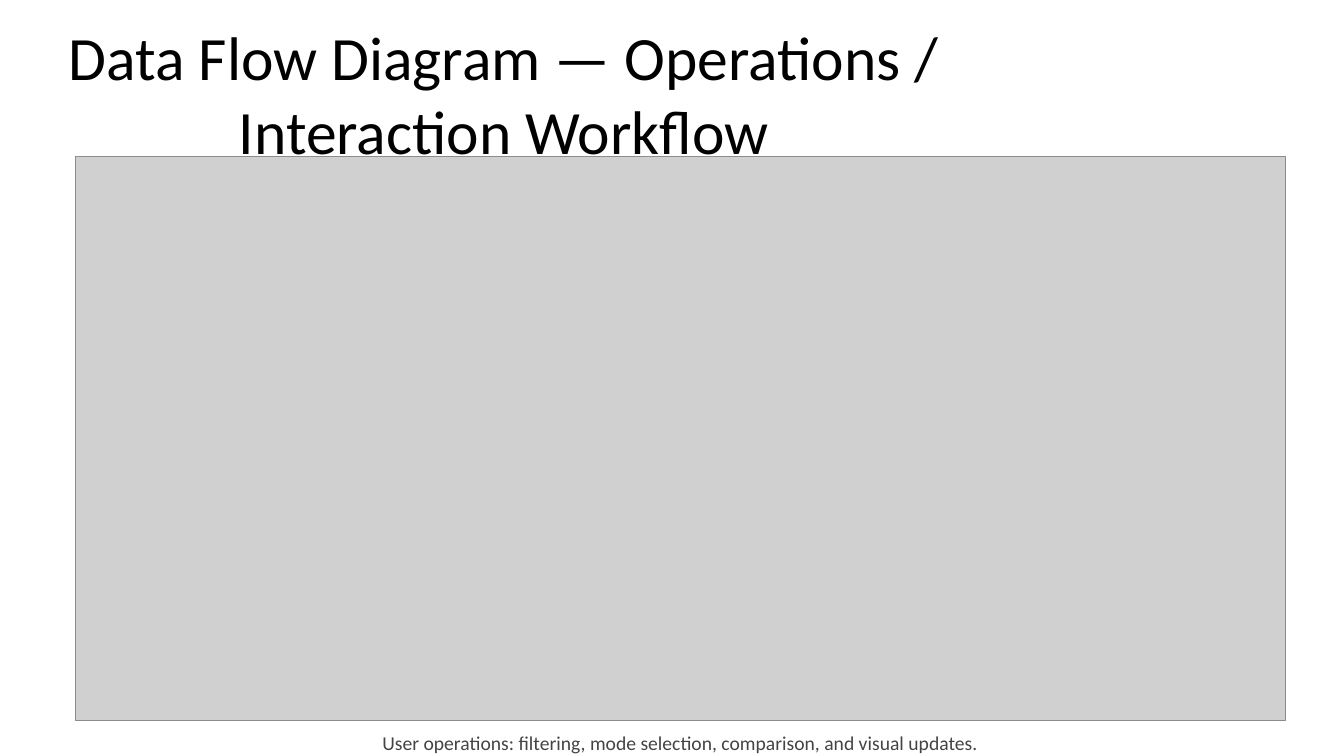
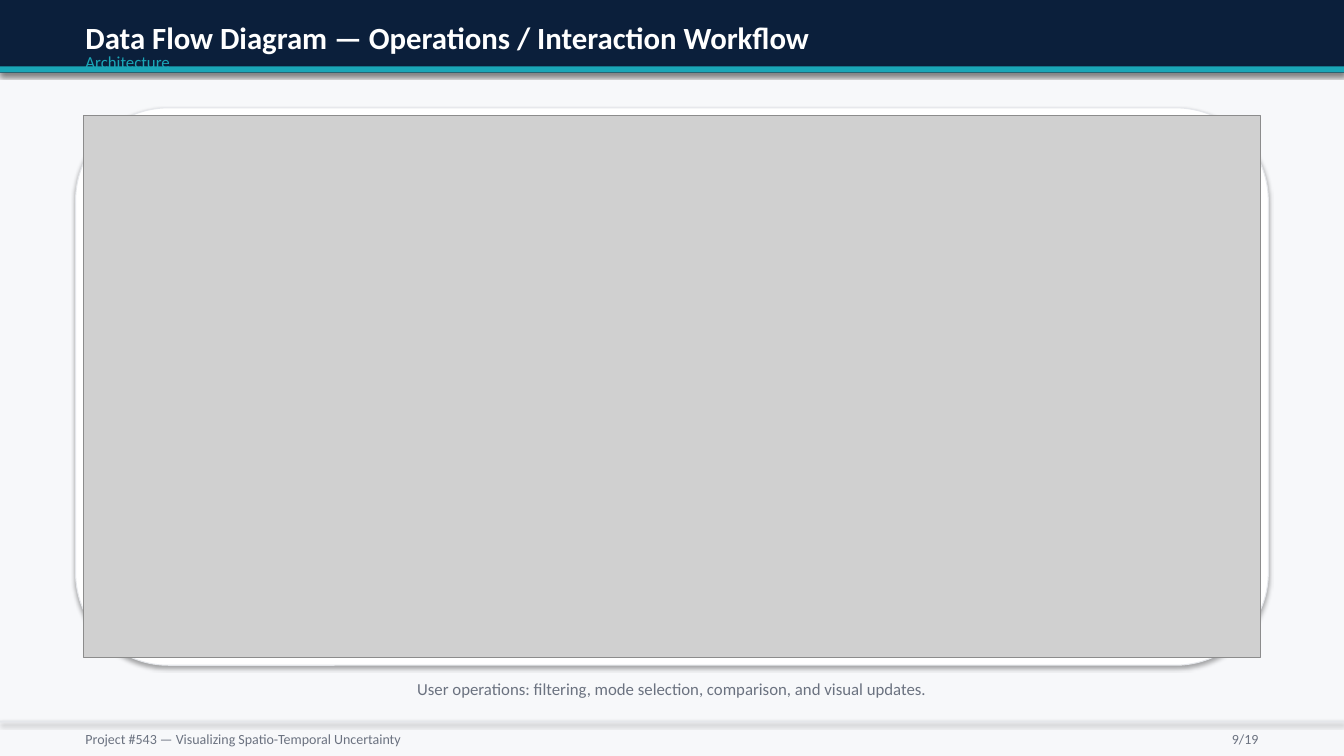
Before and after one commit to mufasa-349/GRAD-Project-Proposal-Presentation, a slide deck: slide 9 of out/Project_543_Uncertainty_Visualization.pptx. Drawn at 1344x756 pixels with LibreOffice and Linux fonts; fonts in the diff are those of the drawing; grey boxes stand for pictures. Boxes give left, top, right and bottom in pixels: in the first picture for what was removed or moved away, otherwise in the second. Text is boxed around its words. In the diff, an @@ line names an element or a change of style, - is before the commit and + after.

```diff
--- a/out/Project_543_Uncertainty_Visualization.pptx
+++ b/out/Project_543_Uncertainty_Visualization.pptx
@@ background #FFFFFF to #F7F8FA @@
@@ rectangle added at [0,0,1344,73], fill #0B1F3B @@
@@ text "Data Flow Diagram — Operations ...": place and size @@
-text "Data Flow Diagram — Operations ..." at [69,37,900,169]
+text "Data Flow Diagram — Operations ..." at [85,27,809,58]
@@ text "Data Flow Diagram — Operations ..." at [85,27,809,58]: size 44 to 22 pt, text colour #000000 to #FFFFFF, bold on; alignment centre to left; vertical alignment middle to top @@
@@ text added at [85,56,169,72], 12 pt, text #1AA6B7 @@
+Architecture
@@ rectangle added at [0,67,1344,73], fill #1AA6B7 @@
@@ rounded rectangle added at [76,108,1268,665], fill #FFFFFF, outline #E5E7EB 0.75 pt @@
@@ picture: place and size @@
-picture at [76,156,1286,721]
+picture at [84,116,1260,657]
@@ text "User operations: filtering, mode selection, ...": place and size @@
-text "User operations: filtering, mode selection, ..." at [382,736,977,754]
+text "User operations: filtering, mode selection, ..." at [417,683,926,698]
@@ text "User operations: filtering, mode selection, ..." at [417,683,926,698]: size 14 to 12 pt, text colour #444444 to #6B7280 @@
@@ rectangle added at [0,721,1344,723], fill #E5E7EB @@
@@ text added at [85,734,401,747], 10 pt, text #6B7280 @@
+Project #543 — Visualizing Spatio-Temporal Uncertainty
@@ text added at [1232,734,1259,745], 10 pt, text #6B7280 @@
+9/19
```
Also in this commit, not shown: 17 other slides changed, 1 slide added, 1 slide removed, 1 other file.
